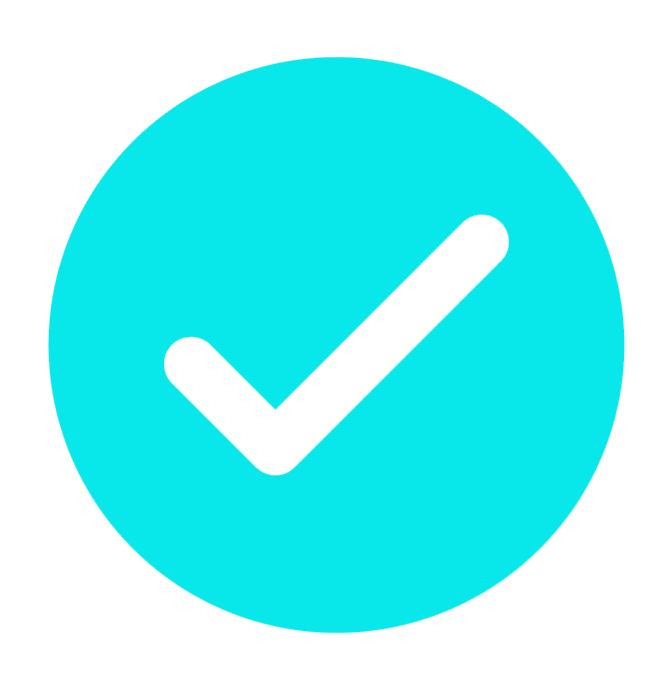
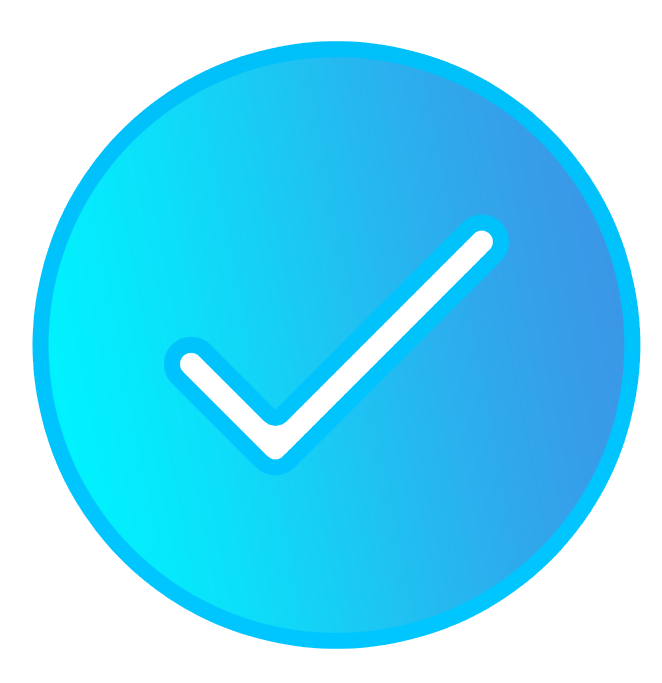
The second 662 x 683 image is a revision of the first. Changes to its layers:
pixels changed over [32, 41, 641, 649] (layer not identified)
